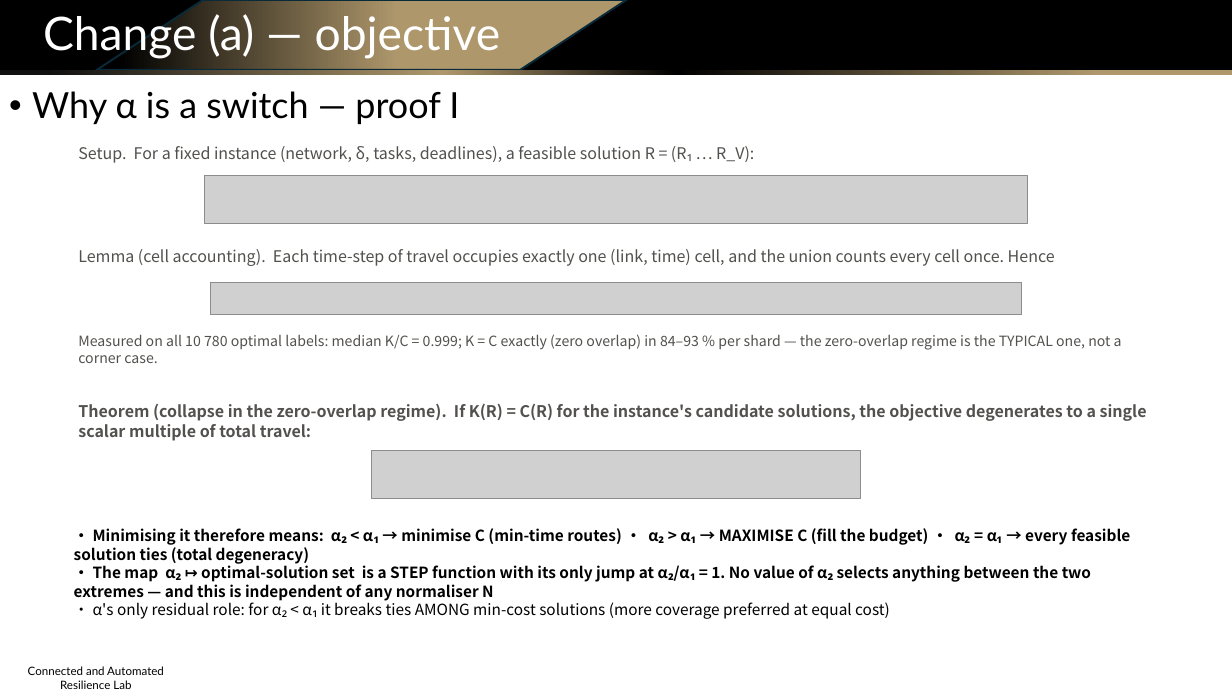
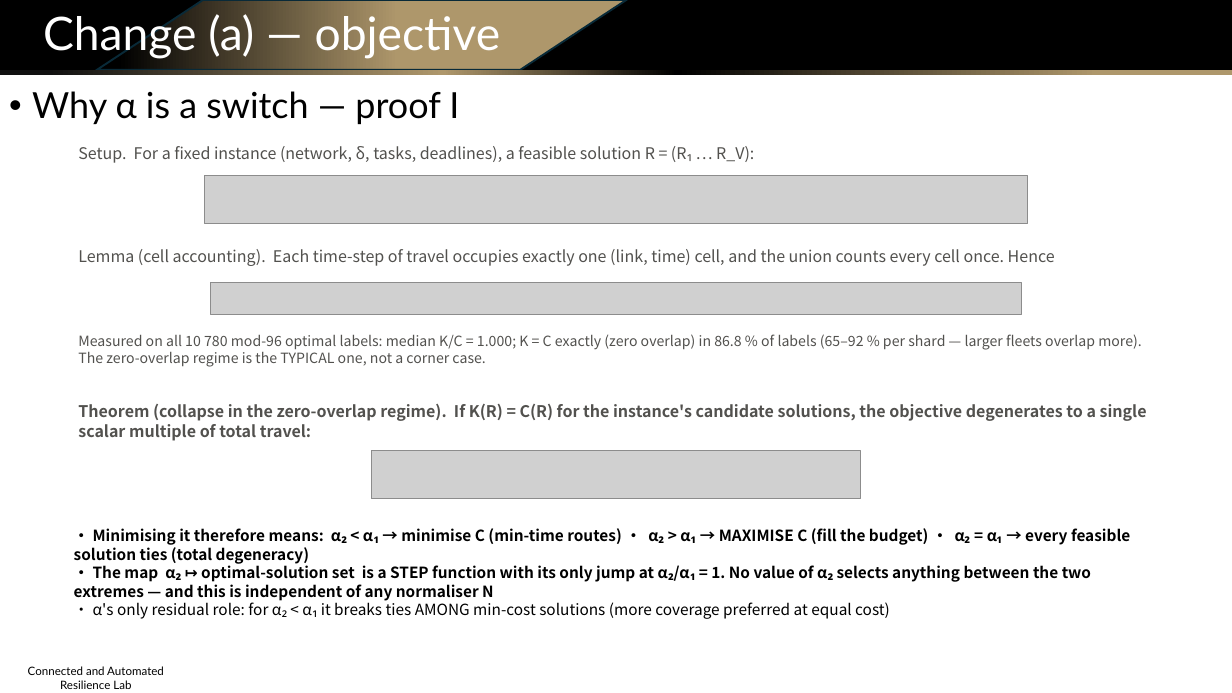
Before and after one commit to Dylan-Wyl10/RoboSense, a slide deck: slide 8 of experiments/20260804-budget-conditioning/ppt/sensing_routing_method_and_results.pptx. Drawn at 1232x693 pixels with LibreOffice and Linux fonts; fonts in the diff are those of the drawing; grey boxes stand for pictures; background and template pictures are left out. Boxes give left, top, right and bottom in pixels: in the first picture for what was removed or moved away, otherwise in the second. Text is boxed around its words. In the diff, an @@ line names an element or a change of style, - is before the commit and + after.

```diff
--- a/experiments/20260804-budget-conditioning/ppt/sensing_routing_method_and_results.pptx
+++ b/experiments/20260804-budget-conditioning/ppt/sensing_routing_method_and_results.pptx
@@ text at <box>78,334,1142,367</box>: text changed @@
-Measured on all 10 780 optimal labels: median K/C = 0.999; K = C exactly (zero overlap) in 84–93 % per shard — the zero-overlap regime is the TYPICAL one, not a corner case.
+Measured on all 10 780 mod-96 optimal labels: median K/C = 1.000; K = C exactly (zero overlap) in 86.8 % of labels (65–92 % per shard — larger fleets overlap more). The zero-overlap regime is the TYPICAL one, not a corner case.
```
Also in this commit, not shown: 12 other slides changed, 26 other files.
